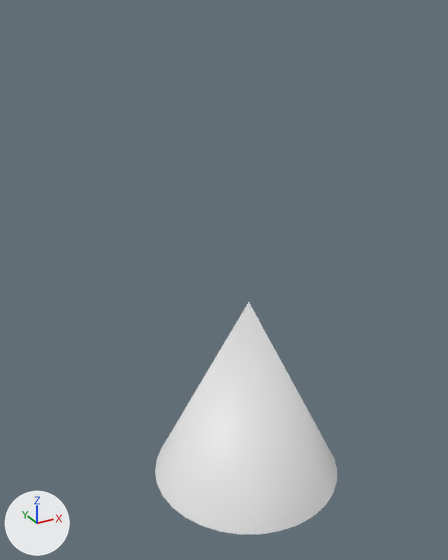
Two versions of the FBX model Assets/Meshes/streetlamp.fbx, one commit apart.
The view is the same before and after, from a camera (50 mm lens) standing at (-2.86, -4.69, 2.63) and looking at (-0.24, 0.07, 0.25). Arrows for +X, +Y and +Z are at lower left; the lights stay in place. Where no turn or scale is listed for an object, it has been applied to the vertices.

Before the edit, the objects in view are built like this:
```python
me_cylinder = bpy.data.meshes.new('Cylinder')
me_cylinder.from_pydata(...)  # 33 vertices, 32 faces; spans x -1.0..1.0, y -1.0..1.0, z -2.0..0.0
ob_lightcone = bpy.data.objects.new('LightCone', me_cylinder)
ob_lightcone.location = (0.0, 0.0, 0.0)
```
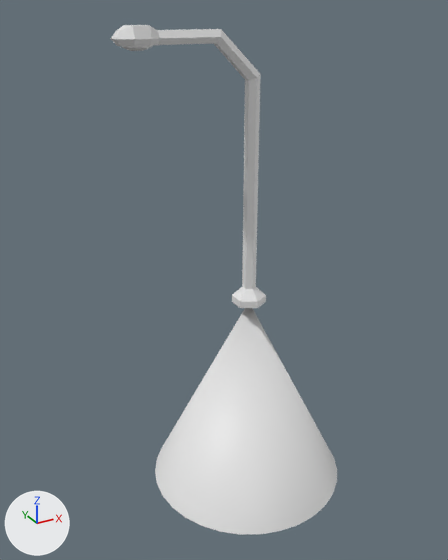
What differs and where, as boxes [x1, y1, x2, y2] in the pictures (448 x 560 px):
'Lamp', added
    after: [111, 25, 266, 308]
    faces in mat_material_001 (white #e7e7e7): [111, 25, 266, 308]

The change in detail:
Material 'Material.002' (mat_material_002) is new.
Its base color is (0.8, 0.8, 0.8) (white #e7e7e7).
Material 'Material.001' (mat_material_001) is new.
Its base color is (0.8, 0.8, 0.8) (white #e7e7e7).
Mesh me_cylinder_001 is new.
It has 84 vertices, 78 faces and spans x -1.2..0.14, y -0.17..0.17, z 0.0..2.51.
Faces by material slot: [56, 22].
It uses material mat_material_001 (white #e7e7e7).
It uses material mat_material_002 (white #e7e7e7).
Object 'Lamp' (ob_lamp) is new; it shows me_cylinder_001.
Its location is (0.0, 0.0, 0.0).
